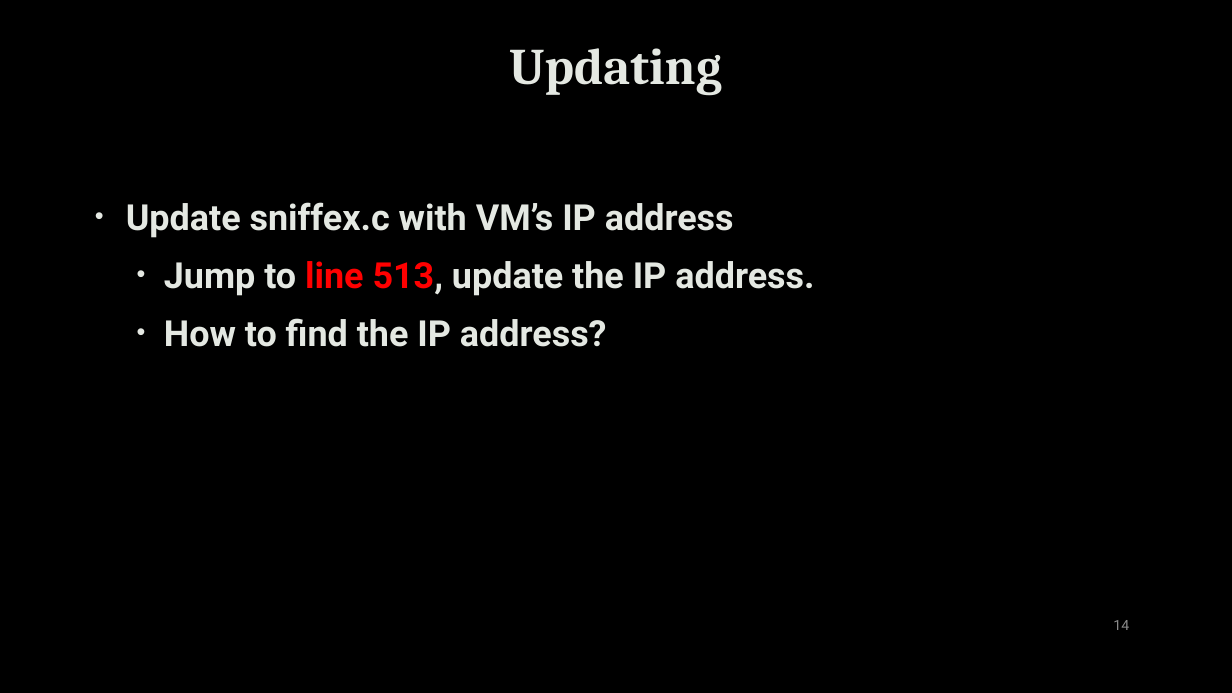
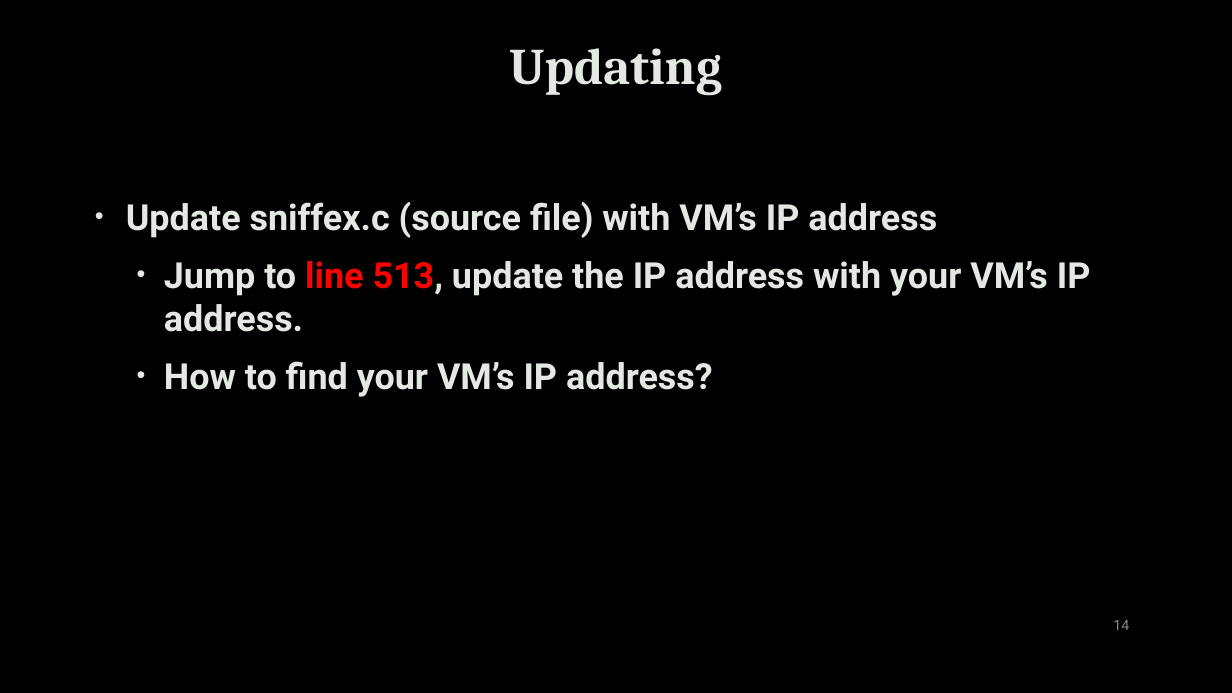
Before and after one commit to uwacyber/cits1003, a slide deck: slide 14 of cits1003-lecture_slides/CITS1003-3 NetworkAndComputers-exercises.pptx. Drawn at 1232x693 pixels with LibreOffice and Linux fonts; fonts in the diff are those of the drawing; background and template pictures are left out. Boxes give left, top, right and bottom in pixels: in the first picture for what was removed or moved away, otherwise in the second. Text is boxed around its words. In the diff, an @@ line names an element or a change of style, - is before the commit and + after.

```diff
--- a/cits1003-lecture_slides/CITS1003-3 NetworkAndComputers-exercises.pptx
+++ b/cits1003-lecture_slides/CITS1003-3 NetworkAndComputers-exercises.pptx
@@ text at (x1=126, y1=202, x2=1091, y2=397): text changed @@
-• Update sniffex.c with VM’s IP address
-  • Jump to line 513, update the IP address.
-  • How to find the IP address?
+• Update sniffex.c (source file) with VM’s IP address
+  • Jump to line 513, update the IP address with your VM’s IP address.
+  • How to find your VM’s IP address?
```
Also in this commit, not shown: 8 other slides changed.
